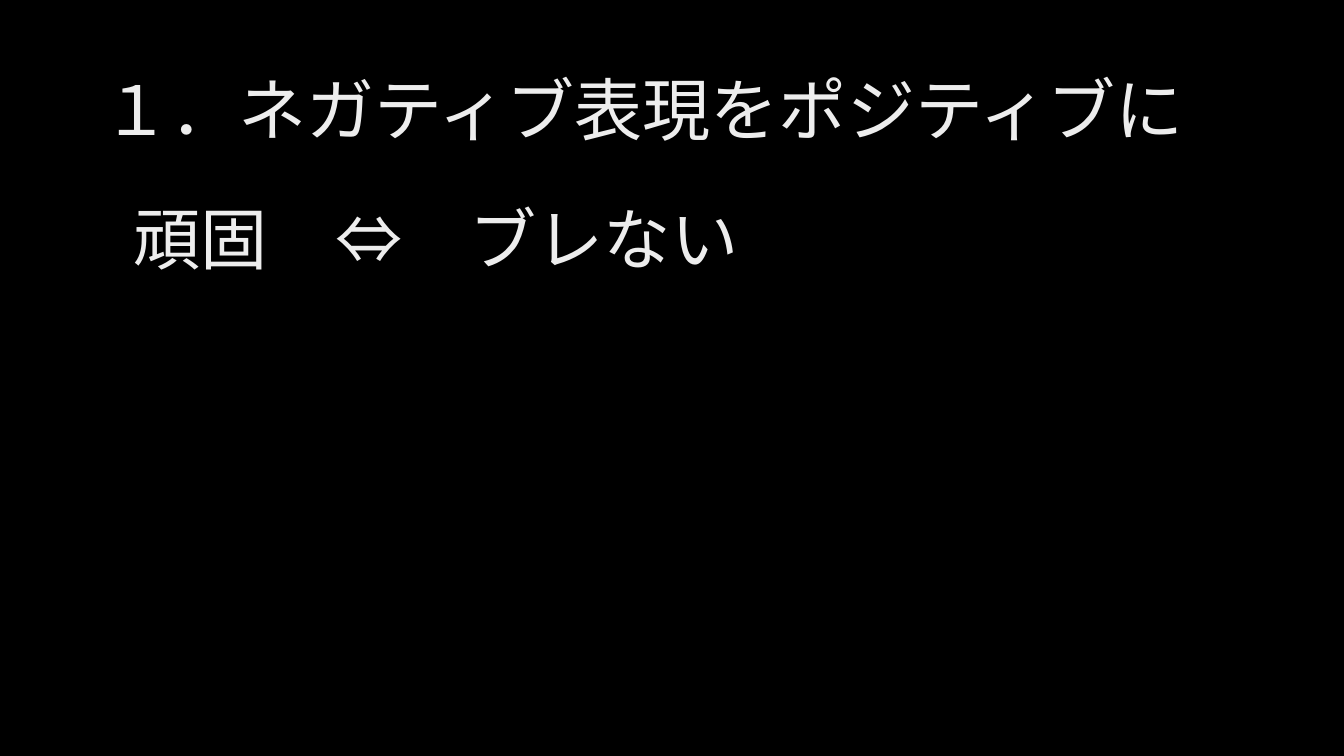
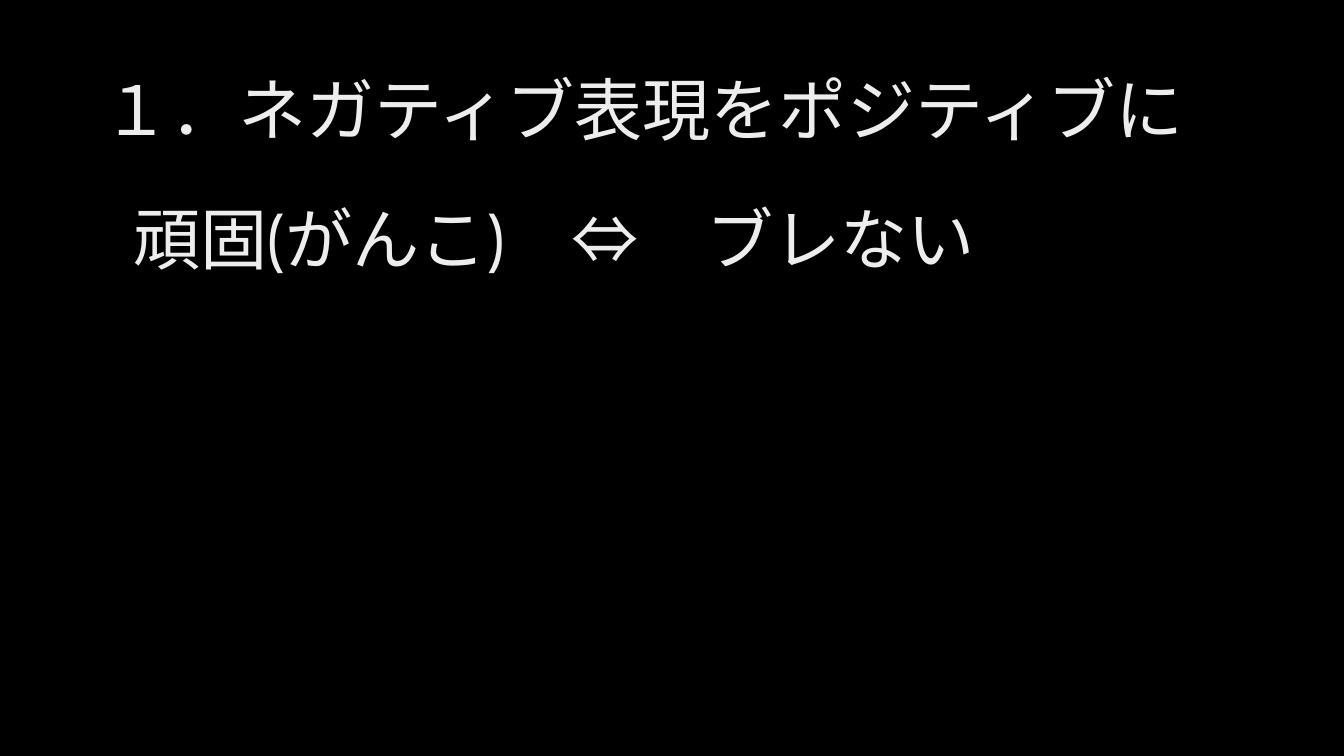
Before and after one commit to ljsdl/kmusubi, a slide deck: slide 5 of docs/999_学习资料汇总/実用日本語_20220514.pptx. Drawn at 1344x756 pixels with LibreOffice and Linux fonts; fonts in the diff are those of the drawing; background and template pictures are left out. Boxes give left, top, right and bottom in pixels: in the first picture for what was removed or moved away, otherwise in the second. Text is boxed around its words. In the diff, an @@ line names an element or a change of style, - is before the commit and + after.

```diff
--- a/docs/999_学习资料汇总/実用日本語_20220514.pptx
+++ b/docs/999_学习资料汇总/実用日本語_20220514.pptx
@@ text at box(134, 206, 975, 273): text changed @@
-頑固 ⇔ ブレない
+頑固(がんこ) ⇔ ブレない
```
Also in this commit, not shown: 8 other slides changed.
